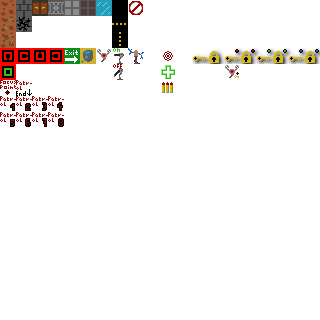
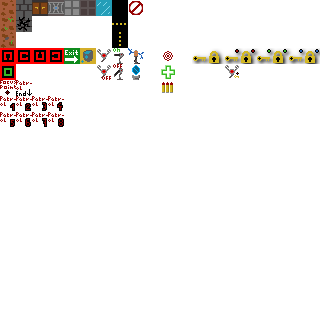
Layered file, before and after one edit (320×320). Changes by layer:
painted on "Hintergrund" over [97, 65, 140, 80]
